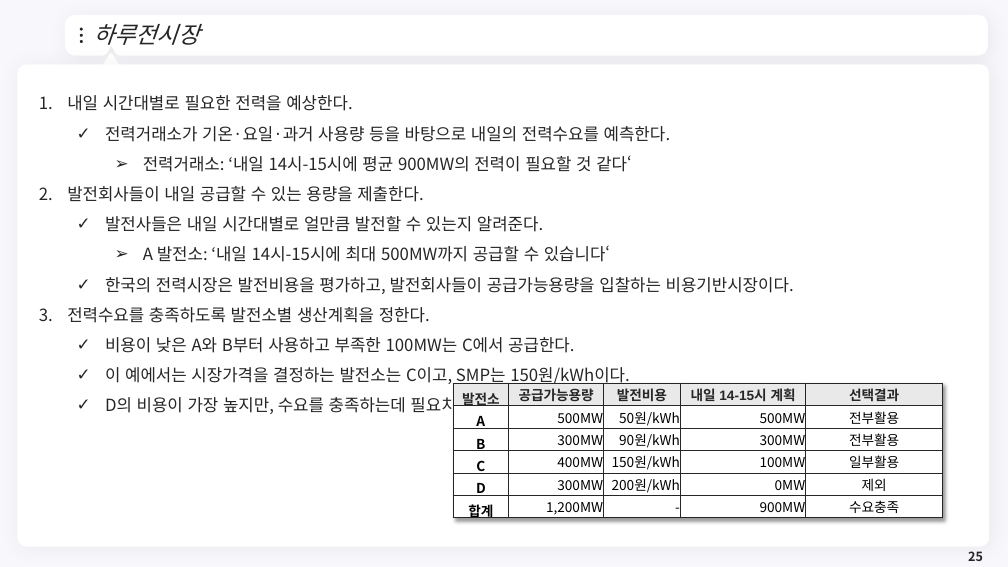
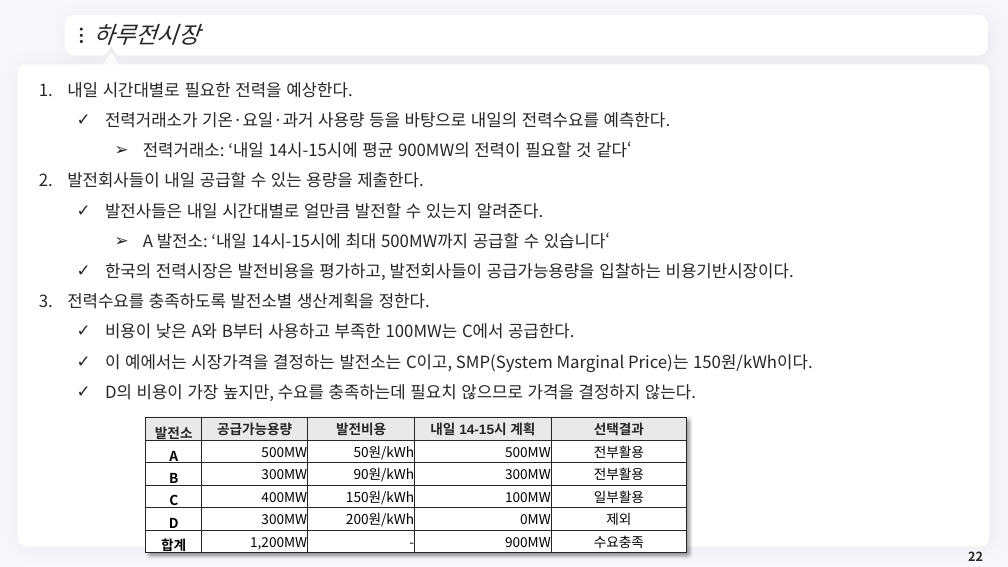
Before and after one commit to meandthey/Teaching, a slide deck: slide 22 of 에너지경제학/자원에너지경제학_Chapter_8 (전력시장).pptx (slide 25 before the commit). Drawn at 1008x567 pixels with LibreOffice and Linux fonts; fonts in the diff are those of the drawing; background and template pictures are left out. Boxes give left, top, right and bottom in pixels: in the first picture for what was removed or moved away, otherwise in the second. Text is boxed around its words. In the diff, an @@ line names an element or a change of style, - is before the commit and + after.

```diff
--- a/에너지경제학/자원에너지경제학_Chapter_8 (전력시장).pptx
+++ b/에너지경제학/자원에너지경제학_Chapter_8 (전력시장).pptx
@@ text "내일 시간대별로 필요한 전력을 예상한다.": place and size @@
-text "내일 시간대별로 필요한 전력을 예상한다." at <box>67,95,794,416</box>
+text "내일 시간대별로 필요한 전력을 예상한다." at <box>67,82,813,401</box>
@@ text at <box>105,354,813,372</box>: text changed @@
-  ✓ 이 예에서는 시장가격을 결정하는 발전소는 C이고, SMP는 150원/kWh이다.
+  ✓ 이 예에서는 시장가격을 결정하는 발전소는 C이고, SMP(System Marginal Price)는 150원/kWh이다.
@@ table: place and size @@
-table at <box>453,383,943,522</box>
+table at <box>146,417,687,557</box>
@@ page number at <box>968,551,983,561</box>: text changed @@
-25
+22
```
Also in this commit, not shown: 1 other slide changed, 5 slides added, 3 other files.
